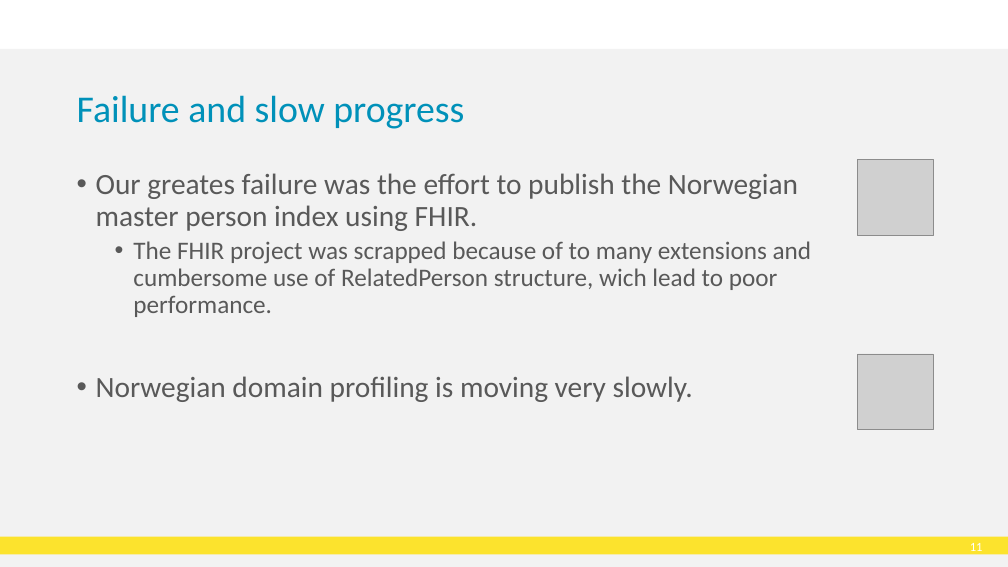
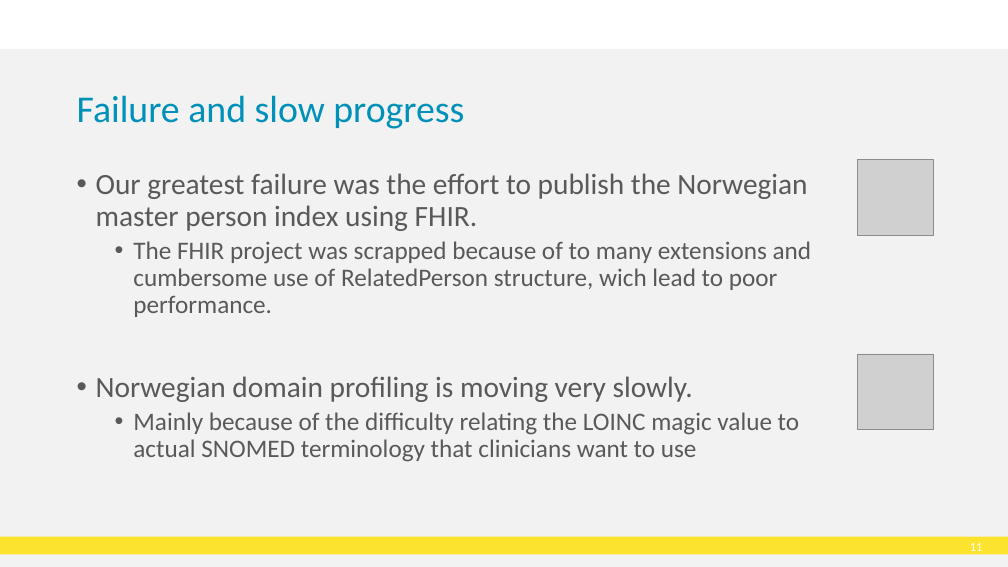
Before and after one commit to HL7Norway/best-practice, a slide deck: slide 12 of docs/presentasjoner/DD23_CT_230508_Thomas_Tveit_Rosenlund_FHIR-in-Norway.pptx. Drawn at 1008x567 pixels with LibreOffice and Linux fonts; fonts in the diff are those of the drawing; grey boxes stand for pictures; background and template pictures are left out. Boxes give left, top, right and bottom in pixels: in the first picture for what was removed or moved away, otherwise in the second. Text is boxed around its words. In the diff, an @@ line names an element or a change of style, - is before the commit and + after.

```diff
--- a/docs/presentasjoner/DD23_CT_230508_Thomas_Tveit_Rosenlund_FHIR-in-Norway.pptx
+++ b/docs/presentasjoner/DD23_CT_230508_Thomas_Tveit_Rosenlund_FHIR-in-Norway.pptx
@@ text at [96,173,807,231]: text changed @@
-• Our greates failure was the effort to publish the Norwegian master person index using FHIR.
+• Our greatest failure was the effort to publish the Norwegian master person index using FHIR.
@@ text at [133,412,799,462]: paragraph added @@
+  • Mainly because of the difficulty relating the LOINC magic value to actual SNOMED terminology that clinicians want to use
```
Also in this commit, not shown: 4 other slides changed.
